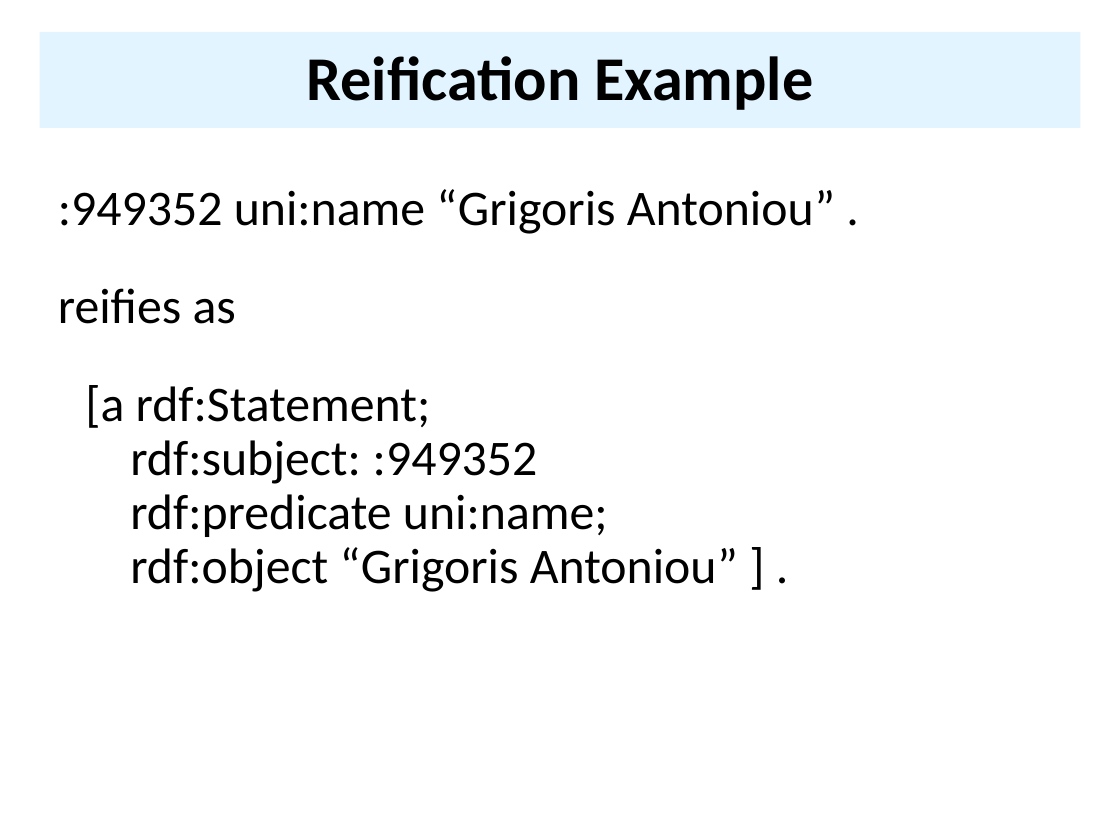
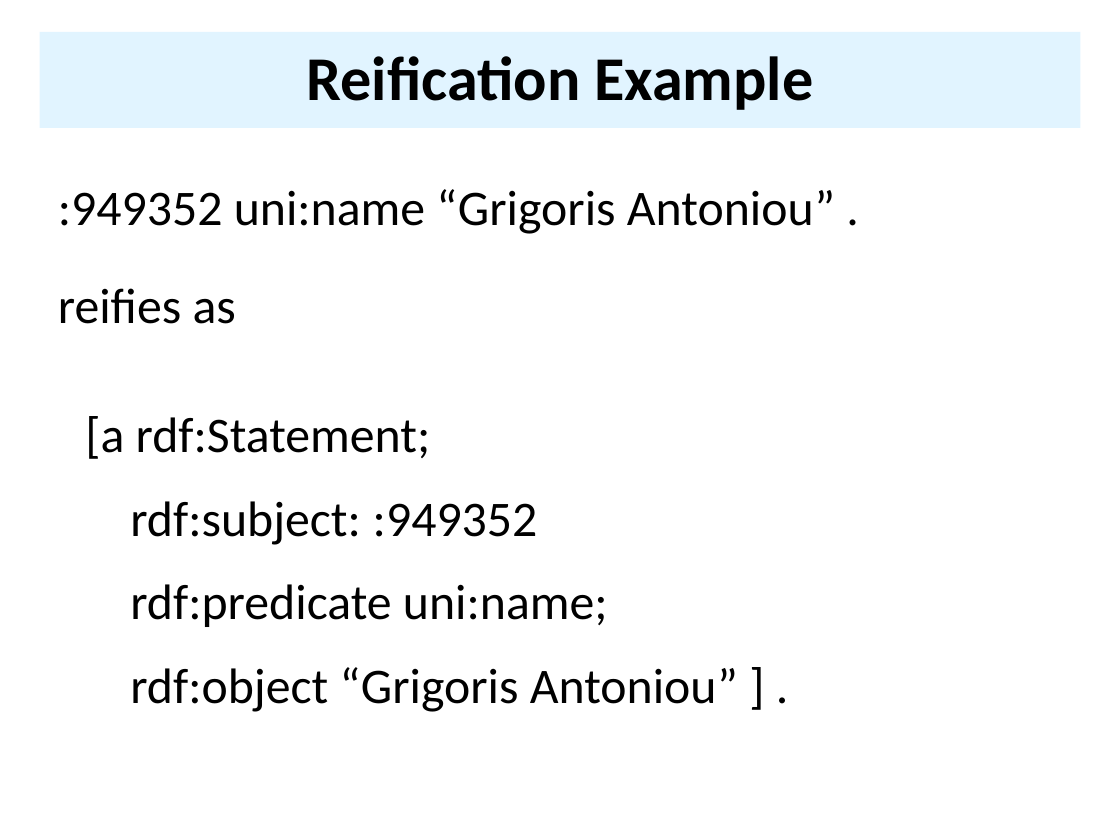
Before and after one commit to UMBC-CMSC-491-691-F19-Knowledge-Graphs/class_material, a slide deck: slide 34 of notes/04_rdf/04rdfSyntax2.pptx. Drawn at 1120x840 pixels with LibreOffice and Linux fonts; fonts in the diff are those of the drawing. Boxes give left, top, right and bottom in pixels: in the first picture for what was removed or moved away, otherwise in the second. Text is boxed around its words. In the diff, an @@ line names an element or a change of style, - is before the commit and + after.

```diff
--- a/notes/04_rdf/04rdfSyntax2.pptx
+++ b/notes/04_rdf/04rdfSyntax2.pptx
@@ text at box(85, 416, 738, 712): line spacing 0.9 to 1.4 @@
```
Also in this commit, not shown: 3 other slides changed, 3 other files.
